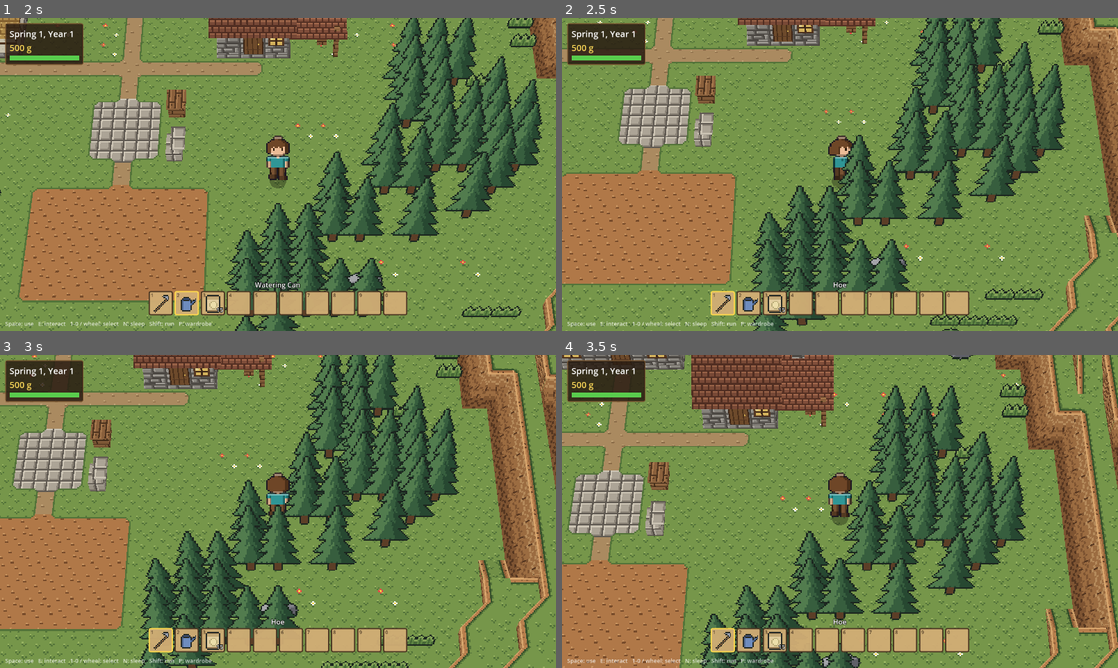
Above: before the commit, frames 1-4 (two rows, left to right).
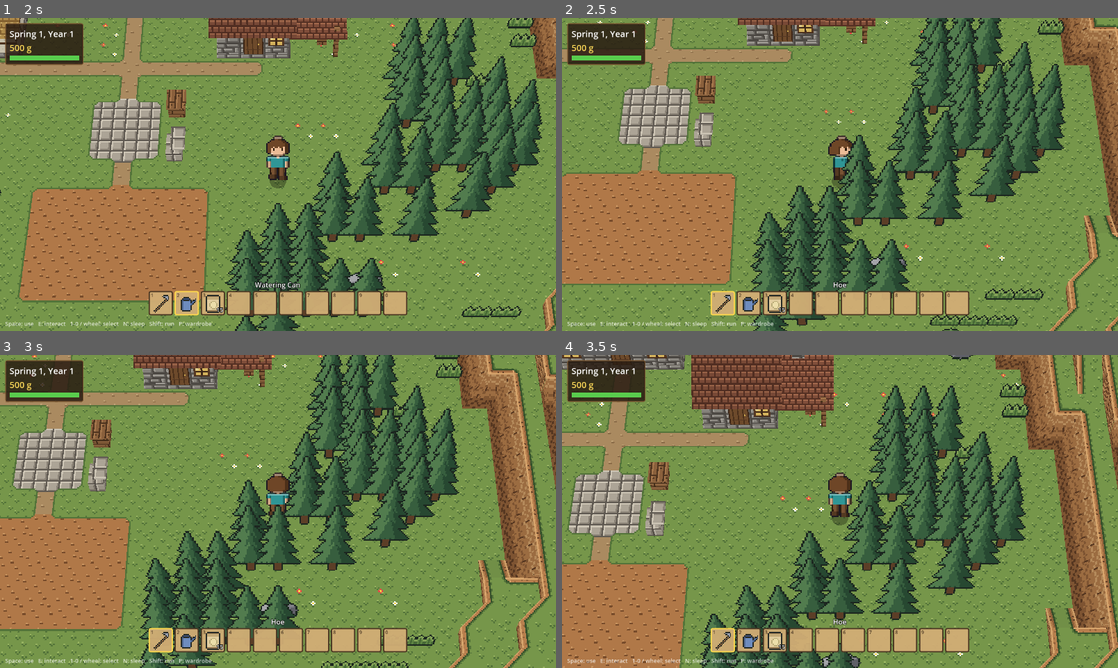
Above: after the commit, the same moments.

Repository: grimechristopher/procedural-game
Game: Godot game, scene res://scenes/main.tscn
Same seed, same stepped clock (60 frames per second), same inputs: the game is played once before the commit and once after it.
Inputs (mouse positions are in pixels of both pictures, inside the frame that each line leads up to):
- Up to frame 1 (2 s): tap Enter (ui_accept) at 0.5, 0.77, 1.52 s; move the mouse to (400, 158) at 0.52 s; hold D (move_right) 0.53-1.28 s; hold Shift (run) 0.53-1.28 s; click (400, 158) at 0.67 s; move the mouse to (166, 190) at 1.27 s; hold S (move_down) from 1.28 s (still down); tap Mouse wheel down (hotbar_next) at 1.35 s; tap Shift (run) at 1.55 s
- Up to frame 2 (2.5 s): move the mouse to (895, 105) at 2.02 s; release S (move_down) at 2.03 s; hold D (move_right) from 2.03 s (still down); hold Mouse wheel up (hotbar_prev) from 2.03 s (still down); tap Shift (run) at 2.3 s
- Up to frame 3 (3 s): move the mouse to (250, 574) at 2.77 s; release D (move_right) at 2.78 s; release Mouse wheel up (hotbar_prev) at 2.78 s; hold W (move_up) from 2.78 s (still down); tap E (interact) at 2.85 s; click (250, 574) at 2.92 s
- Up to frame 4 (3.5 s): keep holding W (move_up); tap Enter (ui_accept) at 3.02 s; tap Shift (run) at 3.05 s

Frame 1 is identical in both runs. In frame 2, less than 0.1% of the frame differs, in the area x 93-100%, y 63-73%; in frame 3, less than 0.1%; in frame 4, 0.1%, in the area x 86-98%, y 0-92%.

Commit message:
Autotile ramps with the cliff tops; write down the terrain rules
Ramp cells now take part in the autotiling like any other cell, their
quarter pieces draped over the slope, instead of separate rim strips:
their sides are edges where the ground beside them is lower than their
top, the two halves of a full ramp don't edge each other, and a ramp
leading up onto a cell counts as level for its inside corners. So ramps
join the cliff bands around them without T-joints, gaps or stubs.

documentation/terrain/README.md collects the terrain's rules.

Co-Authored-By: Claude Opus 5.5 <noreply@anthropic.com>
Claude-Session: https://claude.ai/code/session_01QBAyNdiLYtBbpQzeaWaTYf

Diff:
--- a/scripts/terrain_mesh.gd
+++ b/scripts/terrain_mesh.gd
@@ -86,6 +86,8 @@
 var kind := PackedInt32Array()
 var solid := PackedFloat32Array()
 var ramp_layer := PackedInt32Array()
+## Ramp cell -> { base, rise (blocks), up (Vector2i), tile }.
+var ramps := {}
 ## Cell -> exposed sides -> [bottom, water].
 var exposed := {}
 
@@ -156,7 +158,10 @@
 			var c := Vector2i(x, z)
 			var i := z * size.x + x
 			var k := kind[i]
-			if k != Kind.BLOCK and k != Kind.GROUND and k != Kind.RAMP:
+			if k == Kind.RAMP:
+				_find_ramp_exposed(c)
+				continue
+			if k != Kind.BLOCK and k != Kind.GROUND:
 				continue
 			var top := solid[i]
 			var sides := {}
@@ -178,6 +183,54 @@
 			if not sides.is_empty():
 				exposed[c] = sides
 
+## Rule: a ramp's sides are cliff edges wherever the ground beside them is
+## lower than the ramp's top, unless a matching ramp runs alongside (one
+## wide ramp). Its low end is an edge only if the ground in front drops
+## below it; its high end never is.
+func _find_ramp_exposed(c: Vector2i) -> void:
+	var i := c.y * size.x + c.x
+	var layer := ramp_layer[i]
+	var tile := world.get_cell_item(Vector3i(c.x, layer, c.y))
+	var up := world._up_dir(c, layer)
+	var base: float = layer + GridWorld._base(tile)
+	var rise: float = GridWorld._rise(tile)
+	ramps[c] = { base = base, rise = rise, up = up, tile = tile }
+	var sides := {}
+	for d in GridWorld.ORTHOGONAL:
+		var n := c + d
+		var hn := _height(n)
+		if hn == -99 or d == up:
+			continue
+		if hn < 0:
+			sides[d] = [WATER_SURFACE, true]
+			continue
+		if d == -up:
+			# (Not where the lower half of the same ramp leads into it.)
+			var below := world.get_cell_item(Vector3i(n.x, layer, n.y))
+			var continues := below in RAMPS and world._up_dir(n, layer) == up \
+				and is_equal_approx(layer + GridWorld._base(below) + GridWorld._rise(below), base)
+			if hn / 2.0 < base and not continues:
+				sides[d] = [hn / 2.0, false]
+			continue
+		if world.get_cell_item(Vector3i(n.x, layer, n.y)) == tile and world._up_dir(n, layer) == up:
+			continue
+		if hn / 2.0 < base + rise:
+			sides[d] = [hn / 2.0, false]
+	if not sides.is_empty():
+		exposed[c] = sides
+
+
+## Rule: n counts as level with c for corner pieces if it's as high, or
+## it's a ramp leading up onto c.
+func _level_with(n: Vector2i, c: Vector2i) -> bool:
+	if _height(n) == _height(c):
+		return true
+	if not ramps.has(n) and kind[n.y * size.x + n.x] == Kind.RAMP:
+		_find_ramp_exposed(n)
+	return ramps.has(n) and n + ramps[n].up == c \
+		and is_equal_approx(ramps[n].base + ramps[n].rise, _height(c) / 2.0)
+
+
 func _height(c: Vector2i) -> int:
 	if c.x < 0 or c.y < 0 or c.x >= size.x or c.y >= size.y:
 		return -99
@@ -197,9 +250,12 @@
 		return [Piece.EDGE, false]
 	if side_x:
 		return [Piece.EDGE, true]
+	# Rule: an inside corner where both sides are level with c (a ramp up
+	# to c counts) and the diagonal drops away.
 	var h := _height(c)
 	var dh := _height(c + q)
-	if dh != -99 and dh < h and _height(c + Vector2i(q.x, 0)) == h and _height(c + Vector2i(0, q.y)) == h:
+	if dh != -99 and dh < h and kind[c.y * size.x + c.x] != Kind.RAMP \
+			and _level_with(c + Vector2i(q.x, 0), c) and _level_with(c + Vector2i(0, q.y), c):
 		return [Piece.JOINT if _diagonal_meets(c, q) else Piece.INNER, false]
 	return [Piece.CENTER, false]
 
@@ -431,49 +487,45 @@
 ## lower, the cliff's face cut to the slope and its band running down the
 ## slope's edge.
 func _ramp(c: Vector2i) -> void:
-	var i := c.y * size.x + c.x
-	var layer := ramp_layer[i]
-	var tile := world.get_cell_item(Vector3i(c.x, layer, c.y))
-	var base: float = layer + GridWorld._base(tile)
-	var rise: float = GridWorld._rise(tile)
-	var up := Vector2(world._up_dir(c, layer))
+	var r: Dictionary = ramps[c]
+	var base: float = r.base
+	var rise: float = r.rise
+	var up := Vector2(r.up)
 	var center := Vector2(c.x + 0.5, c.y + 0.5)
 	var across := Vector2(-up.y, up.x)
-	# Corners: low left, low right, high right, high left.
-	var corners := [center - up * 0.5 - across * 0.5, center - up * 0.5 + across * 0.5,
-		center + up * 0.5 + across * 0.5, center + up * 0.5 - across * 0.5]
-	var y := [base, base, base + rise, base + rise]
-	var pts := []
-	for k in 4:
-		pts.append(_at(corners[k], y[k]))
-	var n: Vector3 = (pts[1] - pts[0]).cross(pts[3] - pts[0]).normalized()
-	faces.append([pts, n if n.y > 0.0 else -n, GridWorld.Tex.GRASS, _planar(pts)])
 	var cliffy := _cliffy(c)
+	var band: int = GridWorld.Tex.CLIFF_EDGE if cliffy else GridWorld.Tex.EARTH_EDGE
+	var joint: int = GridWorld.Tex.CLIFF_JOINT if cliffy else GridWorld.Tex.EARTH_JOINT
+	# The slope, a quarter at a time, autotiled like any cliff top
+	# (rule: ramps take part in the autotiling) and draped over the slope.
+	var n: Vector3 = Vector3(-up.x * rise, 1.0, -up.y * rise).normalized()
+	for q in GridWorld.DIAGONAL:
+		var p: Array = _piece(c, q)
+		var piece: int = p[0]
+		var quarter: Array
+		if piece == Piece.CENTER:
+			quarter = _quarter(c, q, 0.0, GridWorld.Tex.GRASS, false, true)
+		elif piece == Piece.JOINT:
+			quarter = _quarter(c, q, 0.0, joint, false, false)
+		else:
+			quarter = _quarter(c, q, 0.0, band + piece, p[1], false)
+		var pts := []
+		for v in quarter[0]:
+			var along: float = clampf((Vector2(v.x, v.z) - center).dot(up) + 0.5, 0.0, 1.0)
+			pts.append(Vector3(v.x, base + rise * along, v.z))
+		quarter[0] = pts
+		quarter[1] = n
+		faces.append(quarter)
+	# The cliff's face cut to the slope, down each exposed side.
 	var face_tex: int = GridWorld.Tex.DIRT if cliffy else GridWorld.Tex.EARTH_SIDE
-	var band_tex: int = GridWorld.Tex.CLIFF_EDGE if cliffy else GridWorld.Tex.EARTH_EDGE
 	for side in [-1, 1]:
 		var o: Vector2 = across * side
-		var nh := _height(c + Vector2i(o))
-		if nh == -99:
+		if not _is_exposed(c, Vector2i(o)):
 			continue
-		# A matching ramp alongside: one wide ramp, no edge between them.
-		var beside := c + Vector2i(o)
-		if world.get_cell_item(Vector3i(beside.x, layer, beside.y)) == tile and world._up_dir(beside, layer) == Vector2i(up):
-			continue
-		var floor_h := maxf(nh / 2.0, WATER_SURFACE if nh < 0 else 0.0)
-		if floor_h >= base + rise:
-			continue
-		# The side edge, low end to high end.
-		var a: Vector2 = corners[0] if side == -1 else corners[1]
-		var b: Vector2 = corners[3] if side == -1 else corners[2]
+		var floor_h: float = exposed[c][Vector2i(o)][0]
+		var a: Vector2 = center - up * 0.5 + o * 0.5
+		var b: Vector2 = center + up * 0.5 + o * 0.5
 		_slanted_face(a, b, o, base, base + rise, floor_h, face_tex)
-		# The band, on the slope along that edge.
-		var inner: Vector2 = -o * BAND
-		var lift := Vector3(0, LIFT, 0)
-		var u1 := a.distance_to(b)
-		faces.append([[_at(a + inner, base) + lift, _at(b + inner, base + rise) + lift,
-			_at(b, base + rise) + lift, _at(a, base) + lift], n if n.y > 0.0 else -n, band_tex,
-			[Vector2(0, 1.0 - BAND), Vector2(u1, 1.0 - BAND), Vector2(u1, 0.999), Vector2(0, 0.999)]])
 
 
 ## A face below an edge that slopes from top_a at a to top_b at b, down to
Not shown, added: documentation/terrain/README.md
